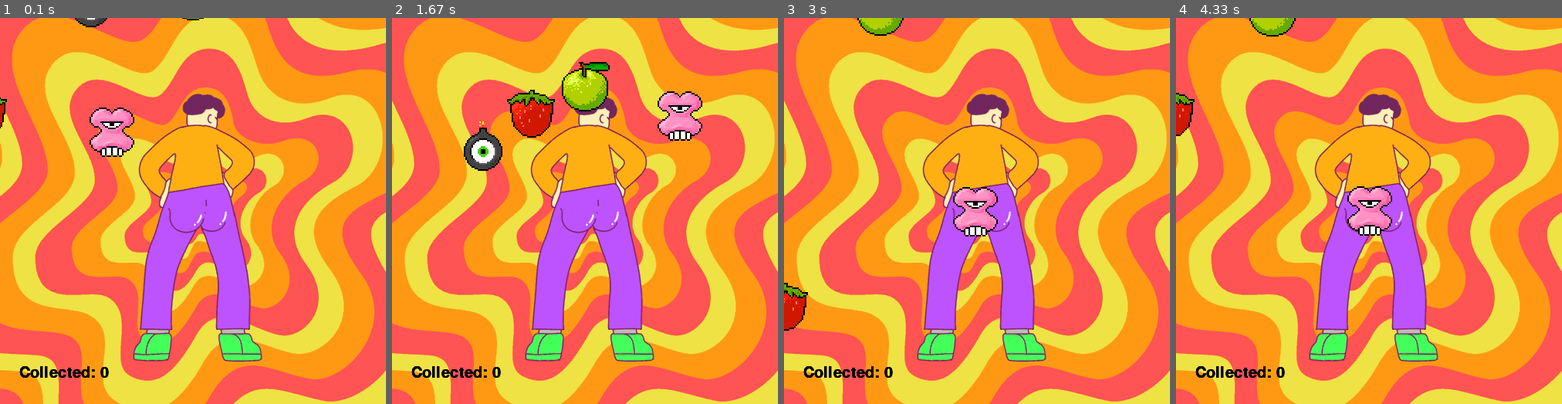
Above: before the commit, frames 1-4 (left to right).
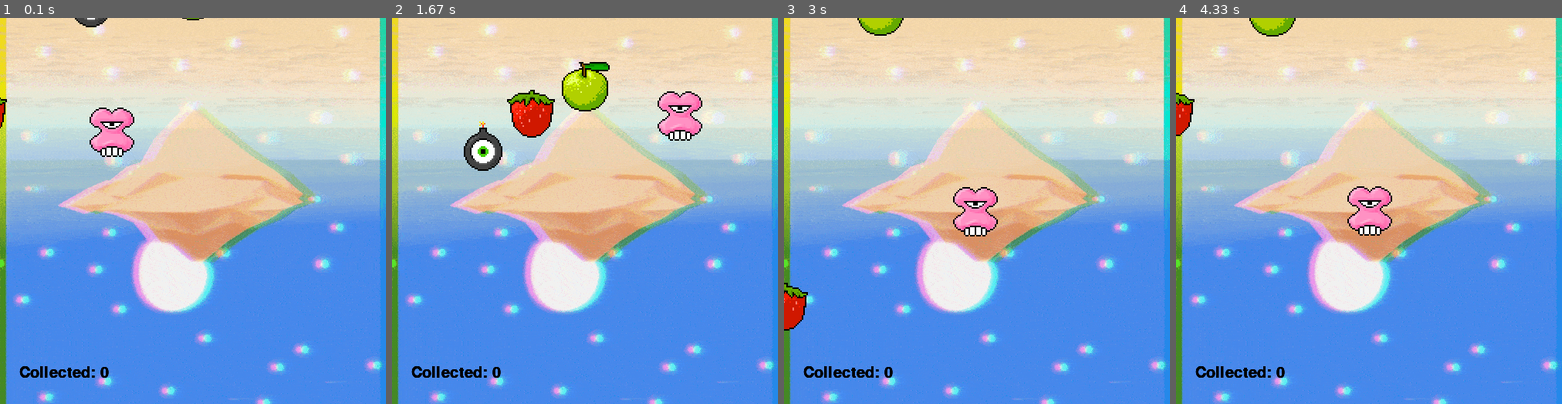
Above: after the commit, the same moments.

Repository: mccarthykp/pygame
Game: pygame game, started from run.py
Same seed, same stepped clock (60 frames per second), same inputs: the game is played once before the commit and once after it.
Inputs:
- Up to frame 1 (0.1 s): no input
- Up to frame 2 (1.67 s): hold Right 0.33-0.8 s; hold Up 0.83-1.13 s; hold Right 1.17-1.63 s
- Up to frame 3 (3 s): hold Left 1.67-2.2 s; hold Down 2.23-2.53 s; hold Left 2.57-2.97 s
- Up to frame 4 (4.33 s): hold Up 3-3.37 s; hold Right 3.4-4.03 s; hold Down from 4.07 s (still down)

The runs differ from the first frame. In frame 1, 98% of the frame differs, in the area x 0-100%, y 0-100%; in frame 2, 95%; in frame 3, 97%; in frame 4, 98%.

Commit message:
changed background img

Diff:
--- a/run.py
+++ b/run.py
@@ -7,7 +7,6 @@
 pygame.init()
 screen = pygame.display.set_mode([500, 500])
 myfont = pygame.font.SysFont('Comic Sans', 30)
-
 
 level_one = pygame.image.load('background/level_one.gif')
 level_two = pygame.image.load('background/level_two.gif')
@@ -28,7 +27,7 @@
 running = True
 while running:
   screen.fill((0, 0, 0))
-  screen.blit(level_seven, [0, 0])
+  screen.blit(level_three, [0, 0])
   # Looks at events
   for event in pygame.event.get():
     if event.type == pygame.QUIT:
@@ -59,7 +58,6 @@
   if collected == 2:
     all_sprites.add(bomb2)
 
-
   for entity in all_sprites:
     entity.move()
     entity.render(screen)
